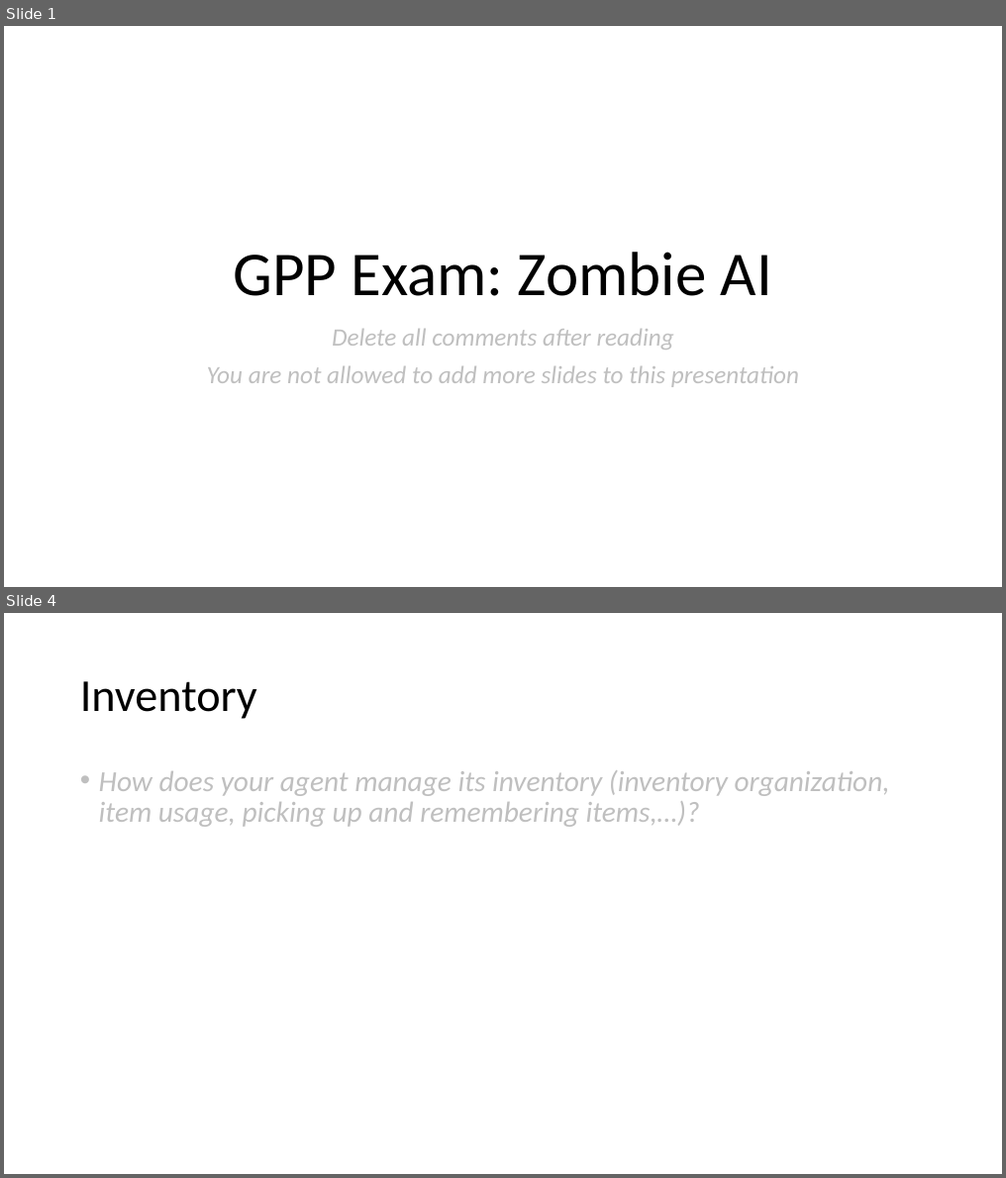
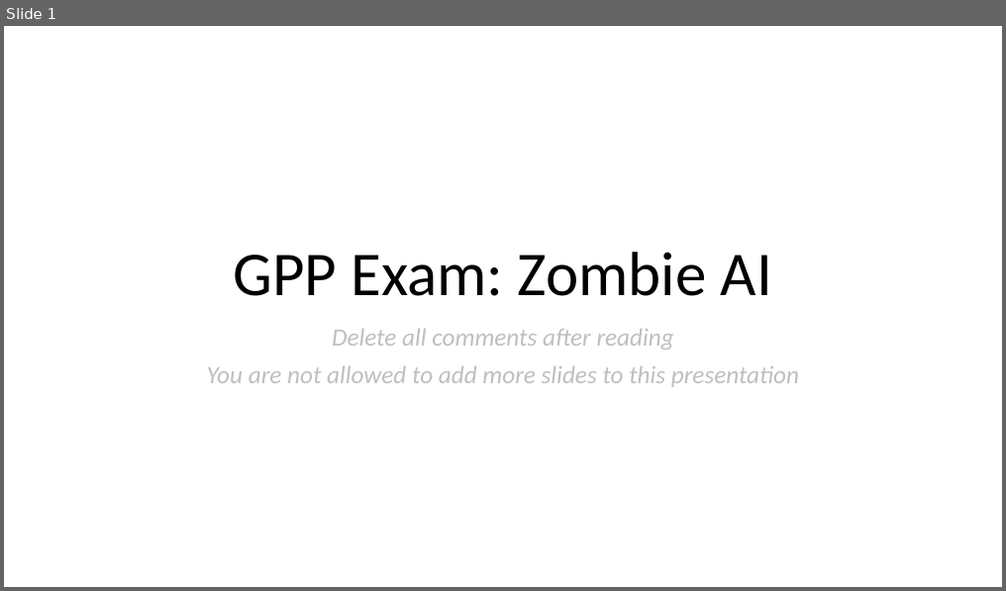
Before and after one commit to RikkiVanBogaert/ggp_research, a slide deck: GPP_Exam/GPP_ZombieAI_VanBogaertRikki_2DAE08.pptx. Shown one above the other, each under a label of ours: slides 1 and 4 before the commit, slide 1 after it; the slides between them are not shown. The pictures are 1006x1178 and 1006x591 pixels, drawn with LibreOffice and Linux fonts; fonts in the diff are those of the drawing. Boxes give left, top, right and bottom in pixels: in the first picture for what was removed or moved away, otherwise in the second. Text is boxed around its words. In the diff, an @@ line names an element or a change of style, - is before the commit and + after.

```diff
--- a/GPP_Exam/GPP_ZombieAI_VanBogaertRikki_2DAE08.pptx
+++ b/GPP_Exam/GPP_ZombieAI_VanBogaertRikki_2DAE08.pptx
@@ slide 4 removed at [4, 613, 1002, 1174], background #FFFFFF @@
@@ title removed at [80, 681, 257, 719] @@
-Inventory
@@ text removed at [99, 770, 890, 827] @@
-• How does your agent manage its inventory (inventory organization, item usage, picking up and remembering items,…)?
```
Also in this commit, not shown: 4 slides changed, 1 slide added, 16 other files.
